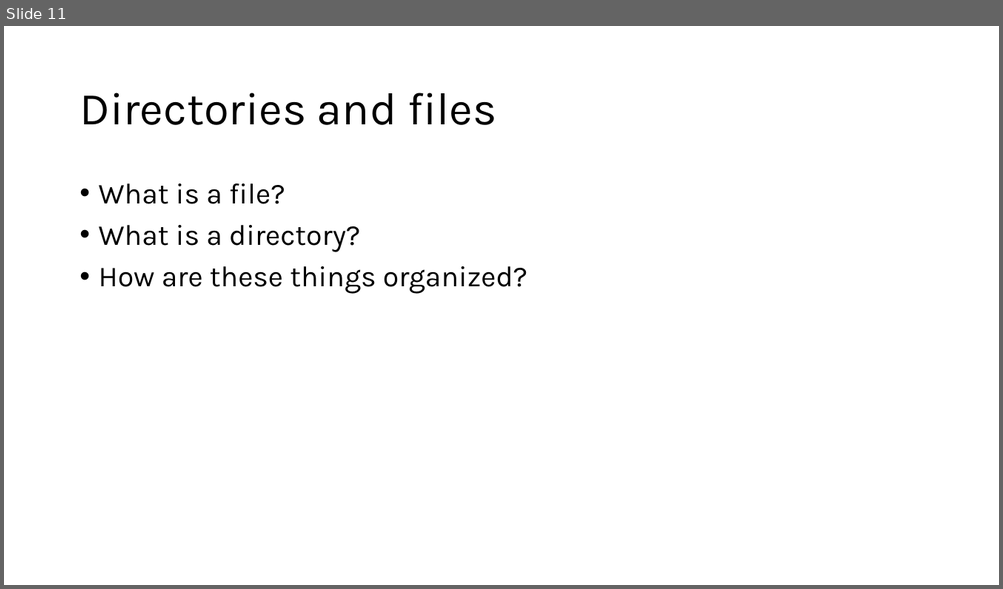
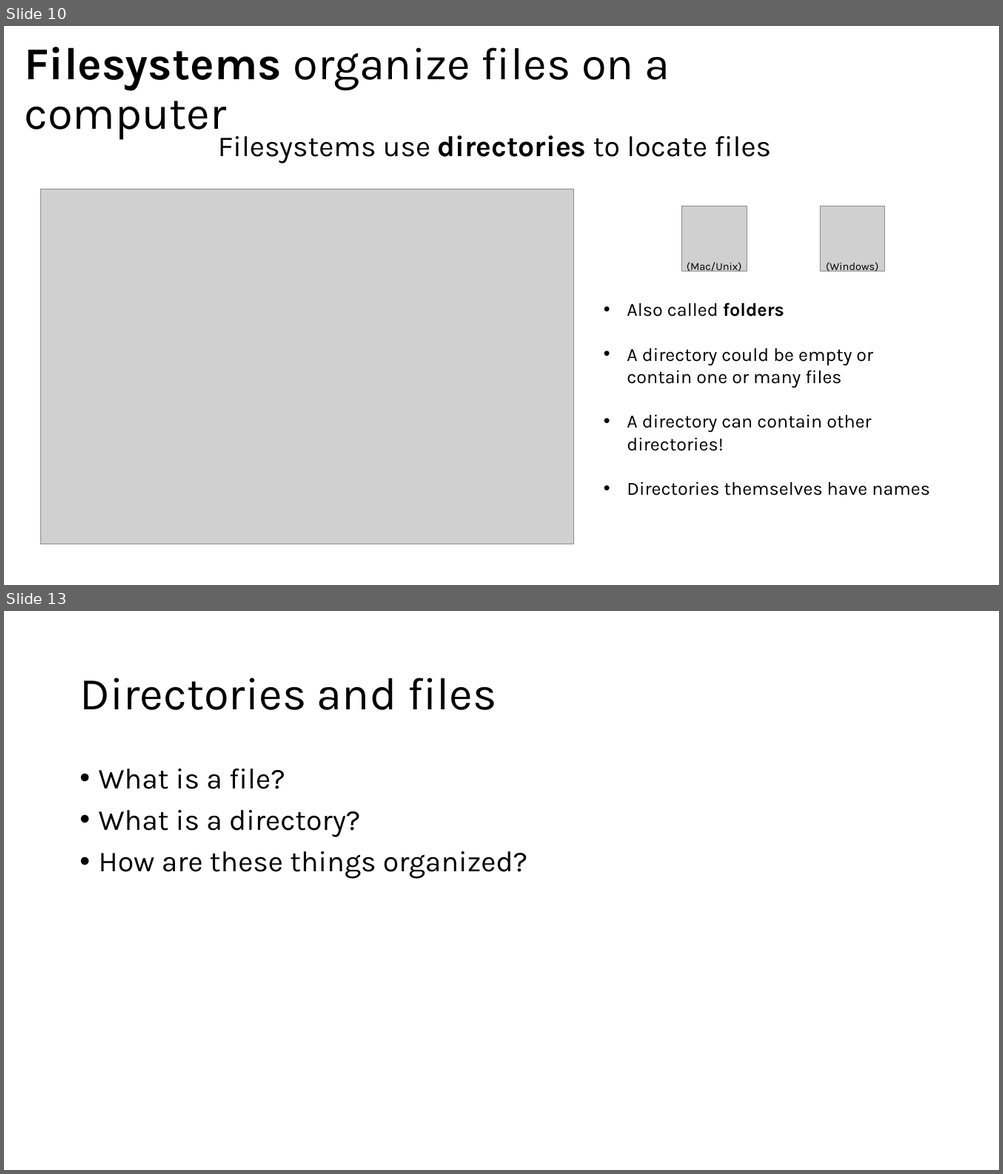
Before and after one commit to harvardinformatics/short-trainings, a slide deck: cmd-line-101/filesystems.pptx. Shown one above the other, each under a label of ours: slide 11 before the commit, slides 10 and 13 after it; the slides between them are not shown. The pictures are 1003x589 and 1003x1174 pixels, drawn with LibreOffice and Linux fonts; fonts in the diff are those of the drawing; grey boxes stand for pictures. Boxes give left, top, right and bottom in pixels: in the first picture for what was removed or moved away, otherwise in the second. Text is boxed around its words. In the diff, an @@ line names an element or a change of style, - is before the commit and + after.

Commit message:
more filesystem slides

```diff
--- a/cmd-line-101/filesystems.pptx
+++ b/cmd-line-101/filesystems.pptx
@@ slide 10 added at bbox=[4, 26, 999, 585], background #FFFFFF @@
@@ title added at bbox=[24, 47, 669, 140], 44 pt, text #000000 @@
+Filesystems organize files on a computer
@@ text added at bbox=[218, 136, 771, 164], 28 pt, text #000000 @@
+Filesystems use directories to locate files
@@ picture added at bbox=[40, 190, 573, 545] @@
@@ picture added at bbox=[681, 207, 746, 272] @@
@@ picture added at bbox=[819, 207, 885, 272] @@
@@ text added at bbox=[686, 262, 742, 274], 10.5 pt, text #000000 @@
+(Mac/Unix)
@@ text added at bbox=[825, 262, 879, 274], 10.5 pt, text #000000 @@
+(Windows)
@@ text added at bbox=[626, 303, 930, 496], 18 pt, text #000000 @@
+• Also called folders
+• A directory could be empty or contain one or many files
+• A directory can contain other directories!
+• Directories themselves have names
@@ what was slide 11 is now slide 13 @@
```
Also in this commit, not shown: 2 other slides added, 1 slide removed, 1 other file.
